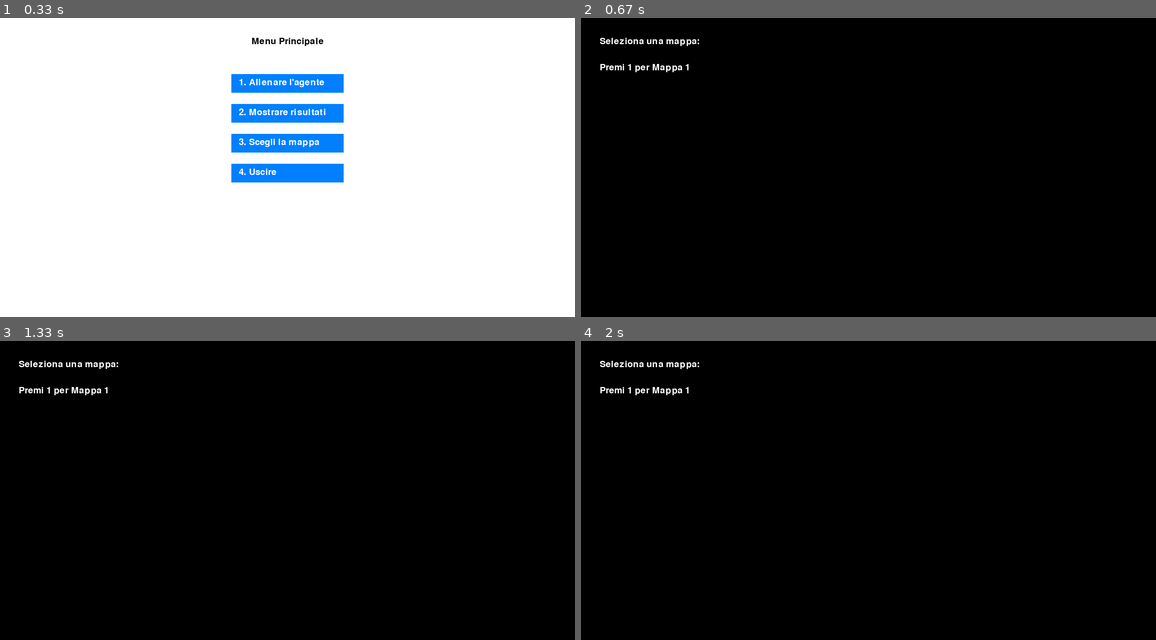
Above: before the commit, frames 1-4 (two rows, left to right).
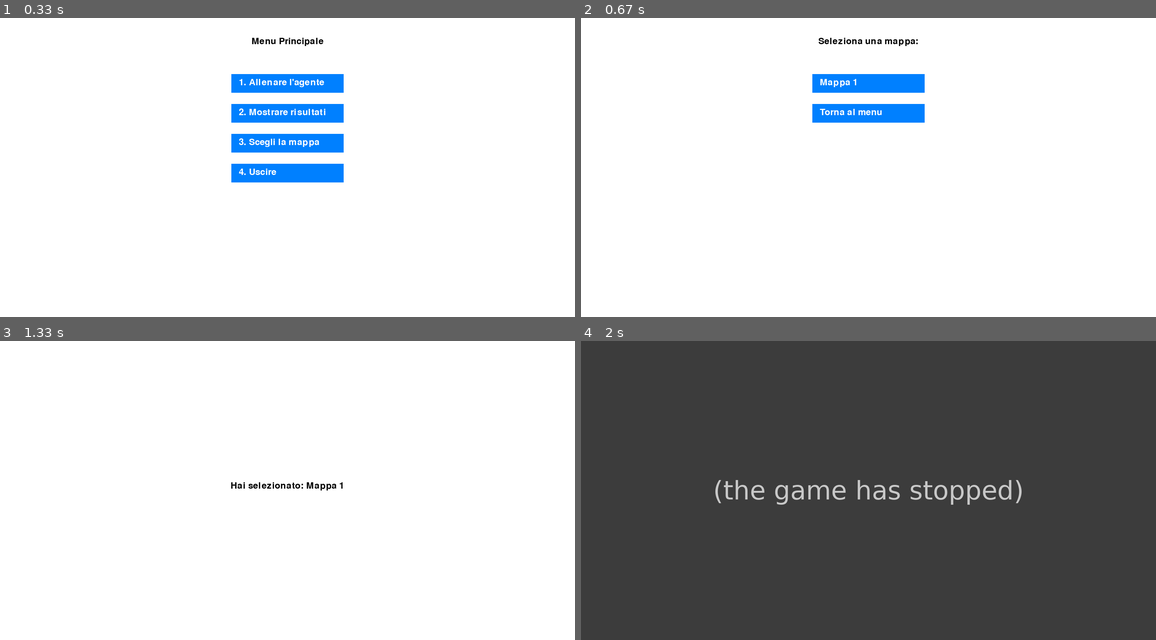
Above: after the commit, the same moments.

Repository: Luke-1310/Thesis
Game: pygame game, started from Progetto Tesi Privitera/q_learning_training.py
The game is run twice, just before and just after one commit, with the same random seed, the same clock (stepped at 60 frames per second) and the same inputs.
Inputs (mouse positions are in pixels of both pictures, inside the frame that each line leads up to):
- Up to frame 1 (0.33 s): no input
- Up to frame 2 (0.67 s): click (868, 143) at 0.38 s
- Up to frame 3 (1.33 s): click (287, 406) at 0.72 s, where only the run after the commit has a clickable "Mappa 1"
- Up to frame 4 (2 s): no input

Frame 1 is identical in both runs. In frame 2, 100% of the frame differs, in the area x 0-100%, y 0-100%; in frame 3, 100%; in frame 4, 100%.
After the commit the program exited at 1.73 s; later frames show no game.

Commit message:
interfaccia aggiornata

Diff:
--- a/Progetto Tesi Privitera/q_learning_training.py
+++ b/Progetto Tesi Privitera/q_learning_training.py
@@ -225,22 +225,32 @@
 }
 
 #5 funzione che mi permette di scegliere la mappa
-def select_map(screen):
-    font = pygame.font.Font(None, 36)
+def select_map(screen, font):
     selecting = True
     selected_map_class = None
 
+    # Lista dei bottoni da visualizzare
+    buttons = []
+    for key, (map_name, _) in available_maps.items():
+        buttons.append({"text": f"{map_name}", "action": key})
+    buttons.append({"text": "Torna al menu", "action": "back"})
+
     while selecting:
-        screen.fill((0, 0, 0))
-
-        title_text = font.render("Seleziona una mappa:", True, (255, 255, 255))
-        screen.blit(title_text, (50, 50))
-
-        y_offset = 120
-        for key, (map_name, _) in available_maps.items():
-            text = font.render(f"Premi {key} per {map_name}", True, (255, 255, 255))
-            screen.blit(text, (50, y_offset))
-            y_offset += 40
+        screen.fill((255, 255, 255))
+
+        # Titolo centrato
+        draw_text_centered(screen, "Seleziona una mappa:", 50, font)
+
+        y = 150
+        button_rects = []
+
+        for button in buttons:
+            rect = pygame.Rect(screen.get_width() // 2 - 150, y, 300, 50)
+            pygame.draw.rect(screen, (0, 128, 255), rect)
+            text_surface = font.render(button["text"], True, (255, 255, 255))
+            screen.blit(text_surface, (rect.x + 20, rect.y + 10))
+            button_rects.append((rect, button["action"]))
+            y += 80
 
         pygame.display.flip()
 
@@ -248,11 +258,21 @@
             if event.type == pygame.QUIT:
                 pygame.quit()
                 sys.exit()
-            elif event.type == pygame.KEYDOWN:
-                key_pressed = pygame.key.name(event.key)
-                if key_pressed in available_maps:
-                    selected_map_class = available_maps[key_pressed][1]
-                    selecting = False
+            elif event.type == pygame.MOUSEBUTTONDOWN:
+                pos = pygame.mouse.get_pos()
+                for rect, action in button_rects:
+                    if rect.collidepoint(pos):
+                        if action == "back":
+                            return None  # Nessuna mappa selezionata, torna al menu
+                        elif action in available_maps:
+                            map_name = available_maps[action][0]
+                            selected_map_class = available_maps[action][1]
+                            # Feedback all'utente
+                            screen.fill((255, 255, 255))
+                            draw_text_centered(screen, f"Hai selezionato: {map_name}", screen.get_height() // 2 - 25, font)
+                            pygame.display.flip()
+                            pygame.time.delay(1000)  # Pausa di un secondo
+                            selecting = False
 
     return selected_map_class(screen)
 
@@ -305,7 +325,7 @@
             show_results(env,font)
 
         elif action == "select_map":
-            selected_env = select_map(screen)
+            selected_environment = select_map(screen, font)
 
             if selected_env:
                 env = selected_env
